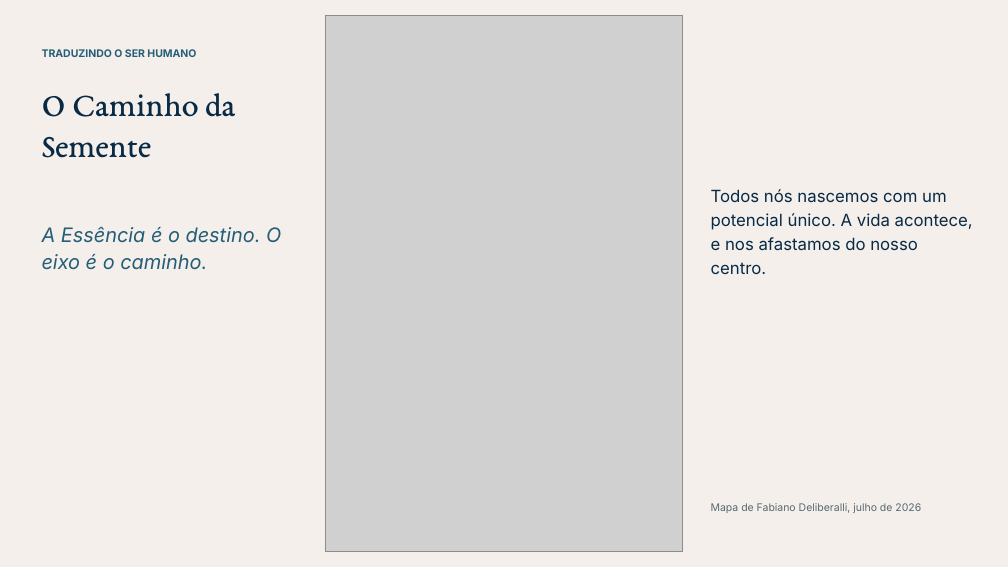
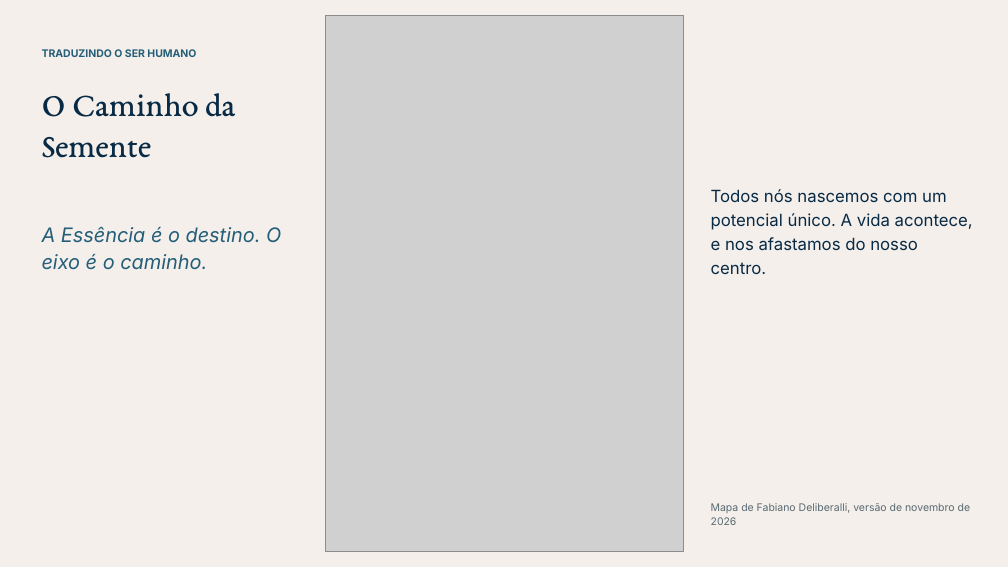
Before and after one commit to fabianodeliberalli/base-cognitiva-vault, a slide deck: slide 14 of 70 - Produções/Cursos/Curso - Nome Provisório/Materiais/Módulo 2/Encontro de 28-11 - slides e roteiro de bolso/TSH - Encontro de 28-11 - slides.pptx. Drawn at 1008x567 pixels with LibreOffice and Linux fonts; fonts in the diff are those of the drawing; grey boxes stand for pictures. Boxes give left, top, right and bottom in pixels: in the first picture for what was removed or moved away, otherwise in the second. Text is boxed around its words. In the diff, an @@ line names an element or a change of style, - is before the commit and + after.

```diff
--- a/70 - Produções/Cursos/Curso - Nome Provisório/Materiais/Módulo 2/Encontro de 28-11 - slides e roteiro de bolso/TSH - Encontro de 28-11 - slides.pptx
+++ b/70 - Produções/Cursos/Curso - Nome Provisório/Materiais/Módulo 2/Encontro de 28-11 - slides e roteiro de bolso/TSH - Encontro de 28-11 - slides.pptx
@@ text at (711, 503, 971, 525): text changed @@
-Mapa de Fabiano Deliberalli, julho de 2026
+Mapa de Fabiano Deliberalli, versão de novembro de 2026
```
Also in this commit, not shown: 1 other file.
